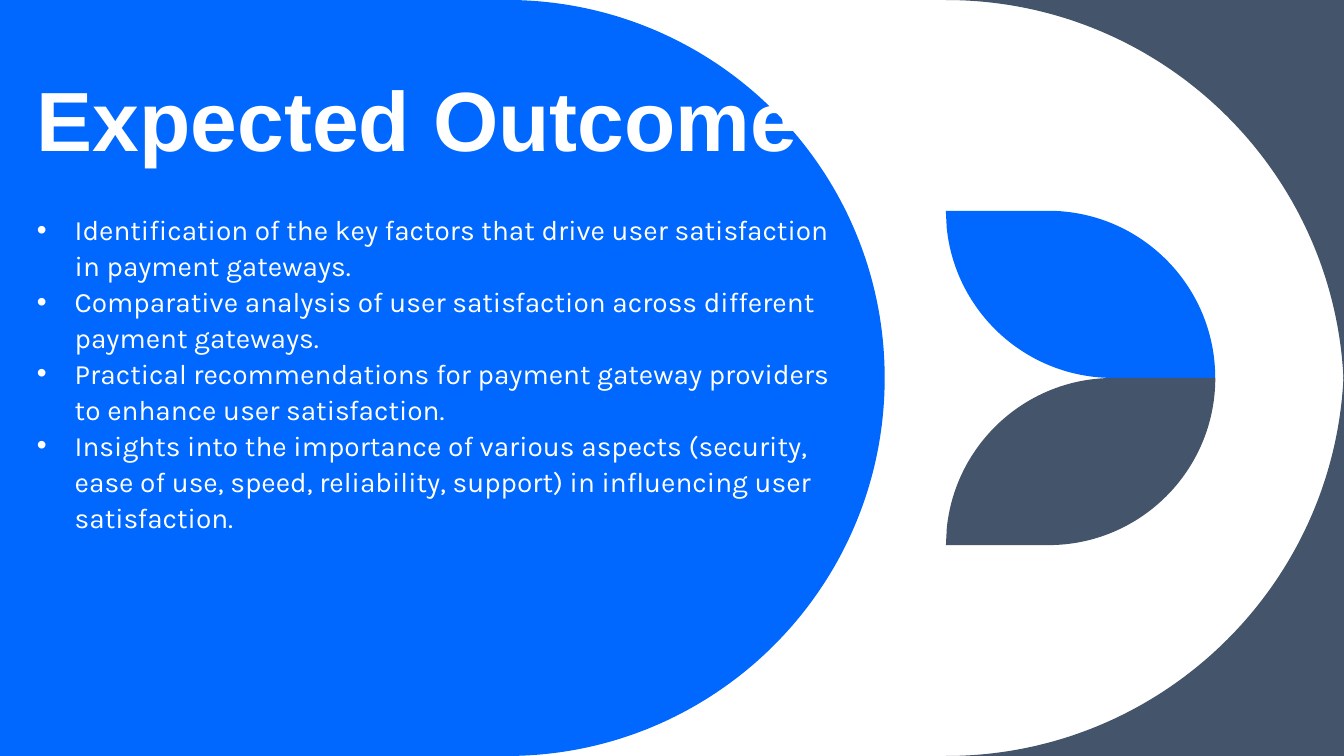
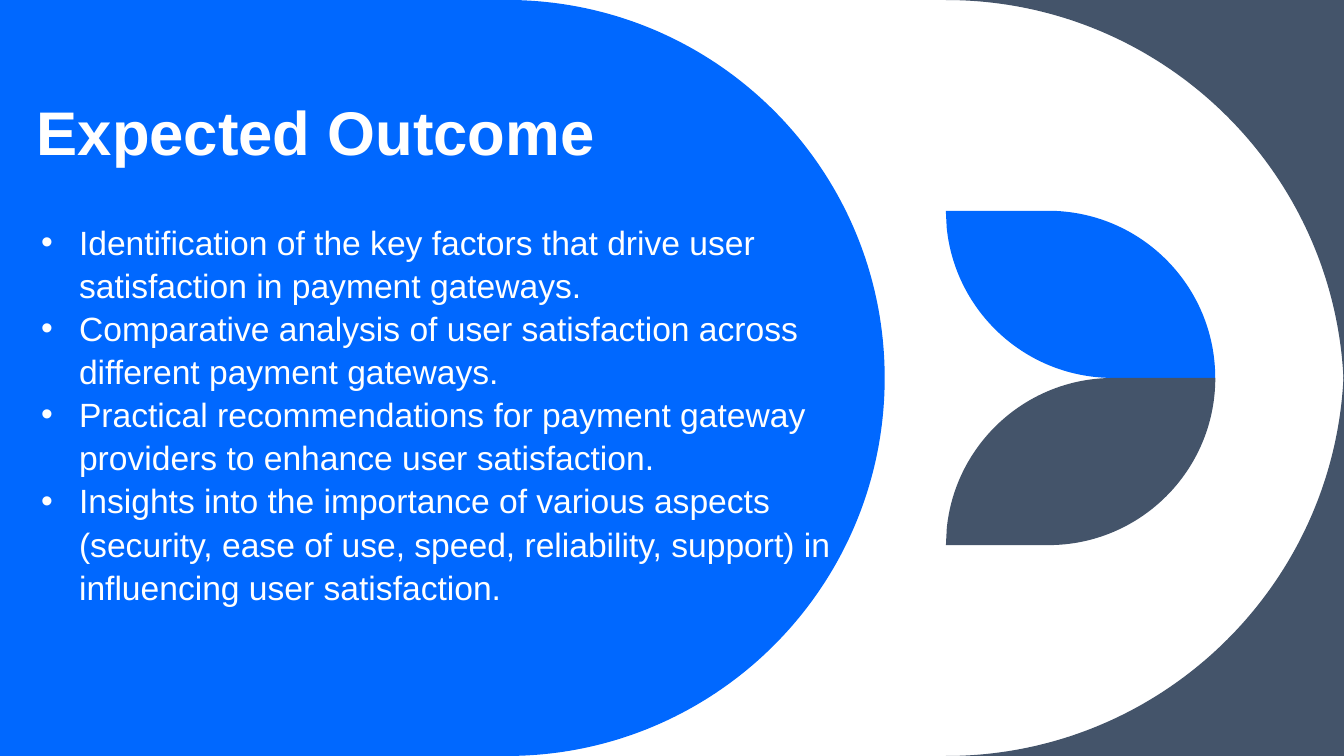
Before and after one commit to manishshrestha01/javalab, a slide deck: slide 15 of research.pptx. Drawn at 1344x756 pixels with LibreOffice and Linux fonts; fonts in the diff are those of the drawing. Boxes give left, top, right and bottom in pixels: in the first picture for what was removed or moved away, otherwise in the second. Text is boxed around its words. In the diff, an @@ line names an element or a change of style, - is before the commit and + after.

```diff
--- a/research.pptx
+++ b/research.pptx
@@ title "Expected Outcome" at (37, 110, 595, 167): size 60 to 44 pt @@
@@ subtitle "Identification of the key factors ...": place and size @@
-subtitle "Identification of the key factors ..." at (75, 220, 829, 529)
+subtitle "Identification of the key factors ..." at (79, 230, 830, 607)
@@ subtitle "Identification of the key factors ..." at (79, 230, 830, 607): size 20 to 24 pt, font Karla to Arial @@
```
Also in this commit, not shown: 6 other slides changed.
